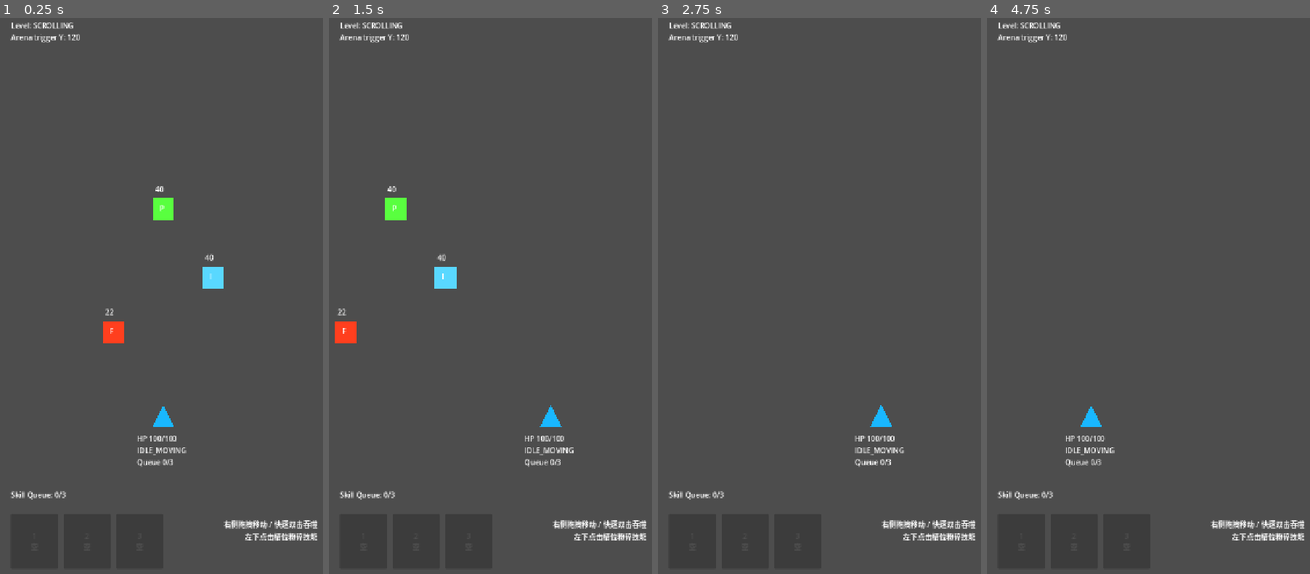
Above: before the commit, frames 1-4 (left to right).
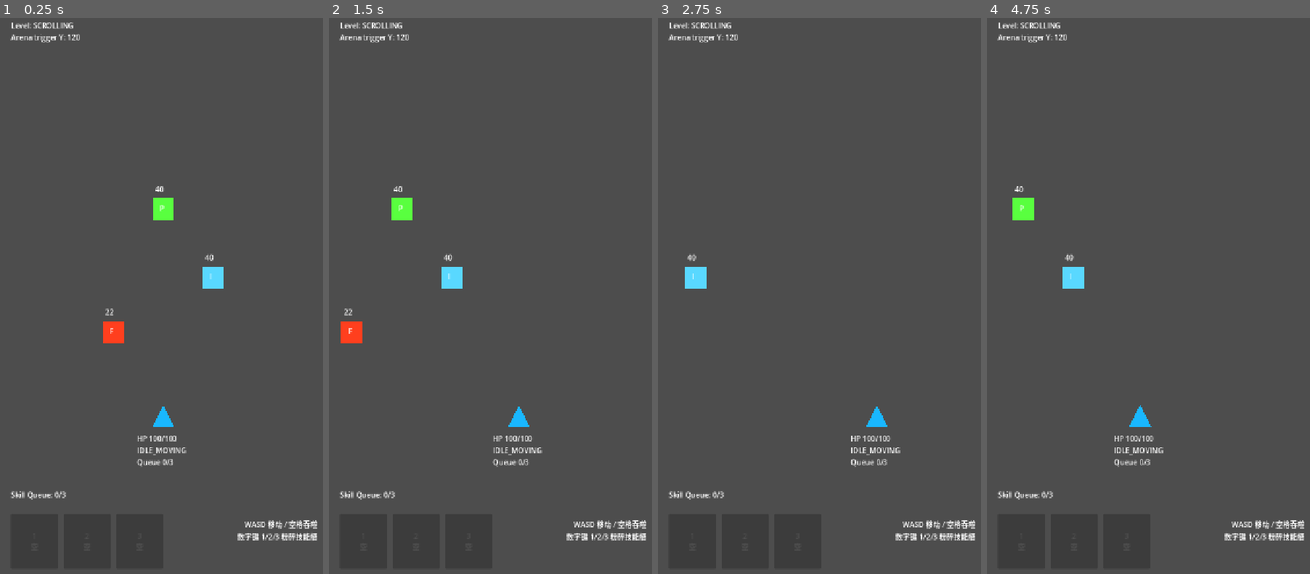
Above: after the commit, the same moments.

Repository: Connaught0/phone_game_roguelite
Game: Godot game, scene res://scenes/Main.tscn
Two runs of this game, one before a commit and one after it. Both use one fixed random seed, a clock stepped at 60 frames per second and the inputs below.
Inputs (mouse positions are in pixels of both pictures, inside the frame that each line leads up to):
- Up to frame 1 (0.25 s): no input
- Up to frame 2 (1.5 s): tap Enter at 0.5 s; move the mouse to (564, 273) at 0.52 s; hold D (move_right) 0.53-1.25 s; hold 1 (crush_slot_1, bound only after the commit) 0.53-1.25 s; click (564, 273) at 0.67 s; tap 2 (crush_slot_2, bound only after the commit) at 0.8 s; drag from (425, 329) to (484, 279) at 1.27 s
- Up to frame 3 (2.75 s): move the mouse to (855, 173) at 2.02 s; hold D (move_right) from 2.03 s (still down); hold 3 (crush_slot_3, bound only after the commit) from 2.03 s (still down); click (855, 173) at 2.17 s; tap Space (devour, bound only after the commit) at 2.3 s
- Up to frame 4 (4.75 s): release D (move_right) at 2.75 s; release 3 (crush_slot_3, bound only after the commit) at 2.75 s; drag from (1135, 418) to (1051, 212) at 2.77 s; move the mouse to (1248, 384) at 3.52 s; hold A (move_left) 3.53-4.25 s; hold 1 (crush_slot_1, bound only after the commit) 3.53-4.25 s; click (1248, 384) at 3.67 s; tap 2 (crush_slot_2, bound only after the commit) at 3.8 s; drag from (1051, 212) to (1100, 157) at 4.27 s

The runs differ from the first frame. In frame 1, 0.5% of the frame differs, in the area x 69-99%, y 90-95%; in frame 2, 1.9%; in frame 3, 1.2%; in frame 4, 1.9%, in the area x 7-99%, y 30-95%.

Commit message:
Switch demo controls to PC prototype

Diff:
--- a/devour-and-build-godot-mvp-godot-45/scripts/Player.gd
+++ b/devour-and-build-godot-mvp-godot-45/scripts/Player.gd
@@ -6,8 +6,6 @@
 signal devoured_enemy(enemy: Enemy, payload: SkillPayload)
 
 const MAX_SKILL_QUEUE_SIZE: int = 3
-const DOUBLE_TAP_WINDOW: float = 0.28
-const LEFT_UI_RATIO: float = 0.33
 
 enum PlayerState { IDLE_MOVING, DEVOURING, CRUSHING }
 
@@ -26,10 +24,7 @@
 var bonus_move_speed: float = 0.0
 var bonus_attack_damage: float = 0.0
 
-var _drag_active: bool = false
 var _movement_input: Vector2 = Vector2.ZERO
-var _last_drag_position: Vector2 = Vector2.ZERO
-var _last_tap_time: float = -10.0
 var _last_move_direction: Vector2 = Vector2.UP
 var _auto_attack_timer: float = 0.0
 
@@ -45,19 +40,23 @@
 	_update_status_label()
 
 func _unhandled_input(event: InputEvent) -> void:
-	if event is InputEventScreenTouch:
-		_handle_screen_touch(event)
-	elif event is InputEventScreenDrag:
-		_handle_screen_drag(event)
-	elif event is InputEventMouseButton and event.button_index == MOUSE_BUTTON_LEFT:
-		_handle_mouse_button(event)
-	elif event is InputEventMouseMotion:
-		_handle_mouse_motion(event)
+	if event.is_action_pressed("devour"):
+		try_devour_nearest()
+		get_viewport().set_input_as_handled()
+	elif event.is_action_pressed("crush_slot_1"):
+		crush_slot(0)
+		get_viewport().set_input_as_handled()
+	elif event.is_action_pressed("crush_slot_2"):
+		crush_slot(1)
+		get_viewport().set_input_as_handled()
+	elif event.is_action_pressed("crush_slot_3"):
+		crush_slot(2)
+		get_viewport().set_input_as_handled()
 
 func _physics_process(delta: float) -> void:
 	var keyboard_input: Vector2 = Input.get_vector("move_left", "move_right", "move_up", "move_down")
+	_movement_input = keyboard_input
 	if keyboard_input != Vector2.ZERO:
-		_movement_input = keyboard_input
 		_last_move_direction = keyboard_input.normalized()
 
 	if state == PlayerState.DEVOURING:
@@ -96,52 +95,6 @@
 		print("Devour failed: no devourable enemy in radius")
 		return
 	_perform_devour(target)
-
-func _handle_screen_touch(event: InputEventScreenTouch) -> void:
-	if _is_left_ui_zone(event.position):
-		return
-	if event.pressed:
-		_drag_active = true
-		_last_drag_position = event.position
-		_handle_tap_candidate()
-	else:
-		_drag_active = false
-		_movement_input = Vector2.ZERO
-
-func _handle_screen_drag(event: InputEventScreenDrag) -> void:
-	if not _drag_active or _is_left_ui_zone(event.position):
-		return
-	_movement_input = event.relative.limit_length(64.0) / 64.0
-	_last_drag_position = event.position
-
-func _handle_mouse_button(event: InputEventMouseButton) -> void:
-	if _is_left_ui_zone(event.position):
-		return
-	if event.pressed:
-		_drag_active = true
-		_last_drag_position = event.position
-		_handle_tap_candidate()
-	else:
-		_drag_active = false
-		_movement_input = Vector2.ZERO
-
-func _handle_mouse_motion(event: InputEventMouseMotion) -> void:
-	if not _drag_active or _is_left_ui_zone(event.position):
-		return
-	_movement_input = event.relative.limit_length(64.0) / 64.0
-	_last_drag_position = event.position
-
-func _handle_tap_candidate() -> void:
-	var now: float = Time.get_ticks_msec() / 1000.0
-	if now - _last_tap_time <= DOUBLE_TAP_WINDOW:
-		try_devour_nearest()
-		_last_tap_time = -10.0
-	else:
-		_last_tap_time = now
-
-func _is_left_ui_zone(screen_position: Vector2) -> bool:
-	var viewport_size: Vector2 = get_viewport().get_visible_rect().size
-	return screen_position.x <= viewport_size.x * LEFT_UI_RATIO
 
 func _perform_devour(target: Enemy) -> void:
 	state = PlayerState.DEVOURING
@@ -258,6 +211,10 @@
 		"move_right": KEY_D,
 		"move_up": KEY_W,
 		"move_down": KEY_S,
+		"devour": KEY_SPACE,
+		"crush_slot_1": KEY_1,
+		"crush_slot_2": KEY_2,
+		"crush_slot_3": KEY_3,
 	}
 	for action_name: String in bindings.keys():
 		if not InputMap.has_action(action_name):
--- a/devour-and-build-godot-mvp-godot-45/scripts/SkillQueueUI.gd
+++ b/devour-and-build-godot-mvp-godot-45/scripts/SkillQueueUI.gd
@@ -13,7 +13,7 @@
 			slot_pressed.emit(index)
 		)
 	refresh_queue([])
-	help_label.text = "右侧拖拽移动 / 快速双击吞噬\n左下点击槽位粉碎技能"
+	help_label.text = "WASD 移动 / 空格吞噬\n数字键 1/2/3 粉碎技能槽"
 
 func refresh_queue(queue: Array) -> void:
 	for i in range(slots.size()):
Not shown, changed: devour-and-build-godot-mvp-godot-45/IMPLEMENTATION_STATUS.md
Not shown, changed: devour-and-build-godot-mvp-godot-45/README.md
Not shown, changed: devour-and-build-godot-mvp-godot-45/create_project_files.py
Not shown, changed: devour-and-build-godot-mvp-godot-45/docs/ARCHITECTURE.md
Not shown, changed: devour-and-build-godot-mvp-godot-45/sync_template_scripts.py
Not shown, changed: devour-and-build-godot-mvp-godot-45/validate_project.py
